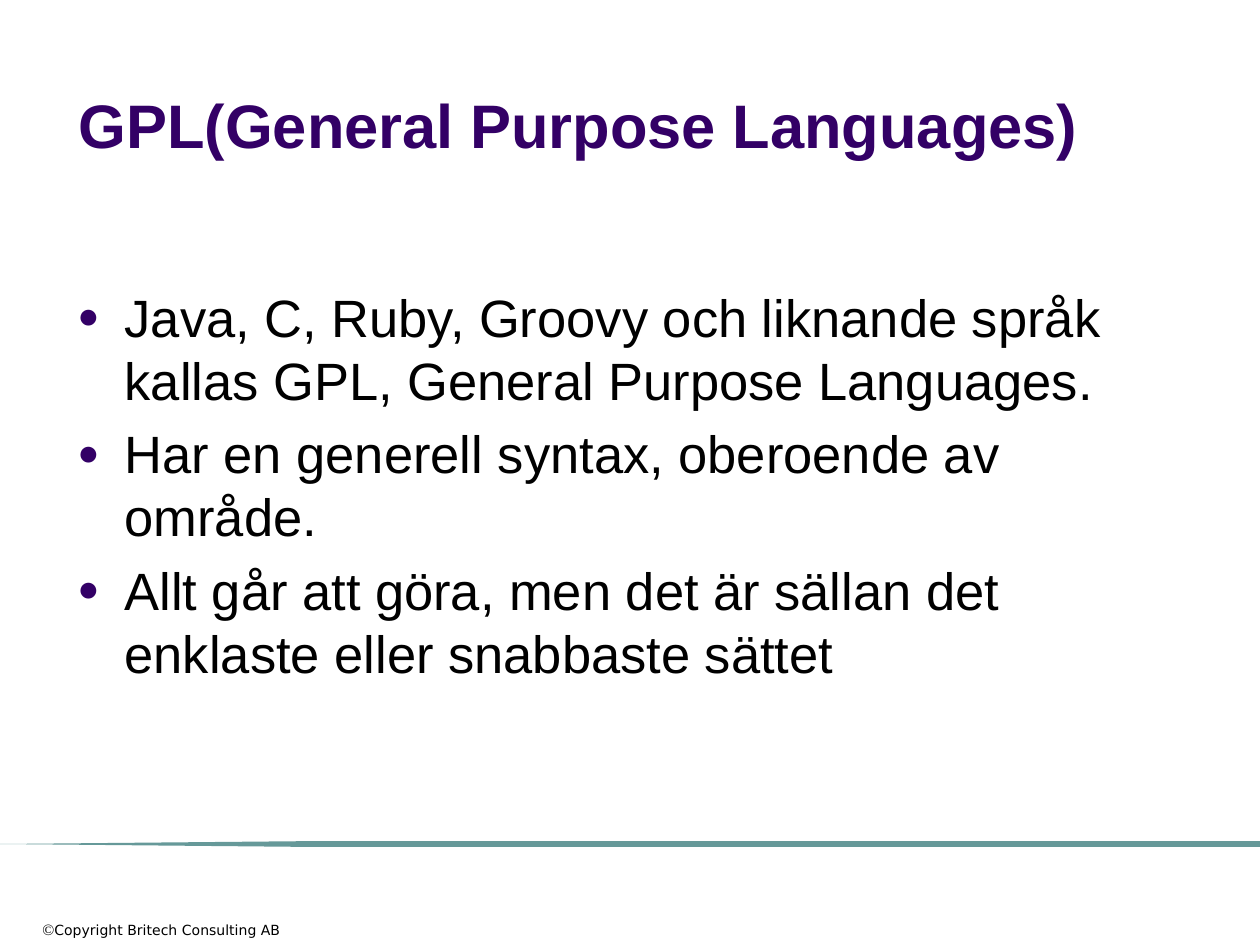
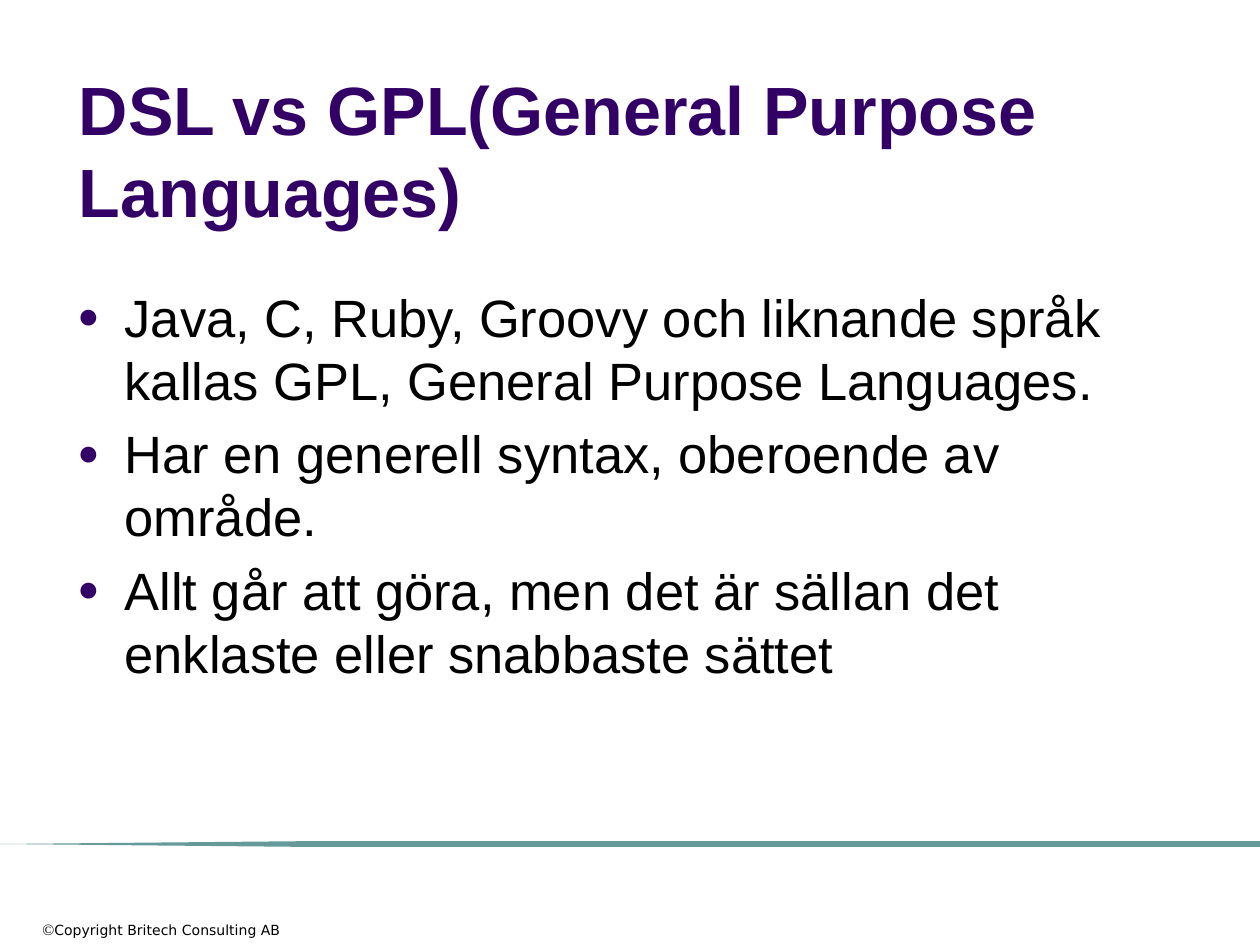
Before and after one commit to me97esn/groovyseminarium, a slide deck: slide 14 of groovyseminarie/dokument/groovyseminarium_source_w_logo.pptx (slide 13 before the commit). Drawn at 1260x945 pixels with LibreOffice and Linux fonts; fonts in the diff are those of the drawing; background and template pictures are left out. Boxes give left, top, right and bottom in pixels: in the first picture for what was removed or moved away, otherwise in the second. Text is boxed around its words. In the diff, an @@ line names an element or a change of style, - is before the commit and + after.

```diff
--- a/groovyseminarie/dokument/groovyseminarium_source_w_logo.pptx
+++ b/groovyseminarie/dokument/groovyseminarium_source_w_logo.pptx
@@ title at [79,85,1037,230]: text changed; size 35.1 to 39 pt @@
-GPL(General Purpose Languages)
+DSL vs GPL(General Purpose Languages)
```
Also in this commit, not shown: 10 other slides changed, 1 slide added, 3 other files.
